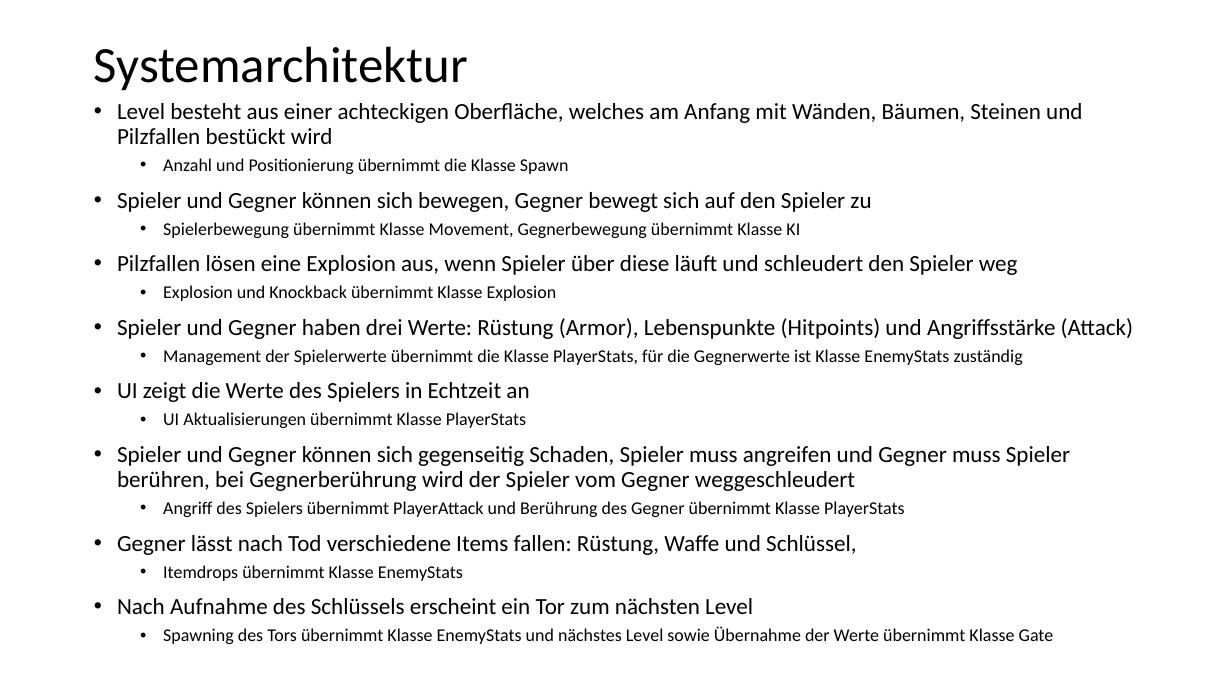
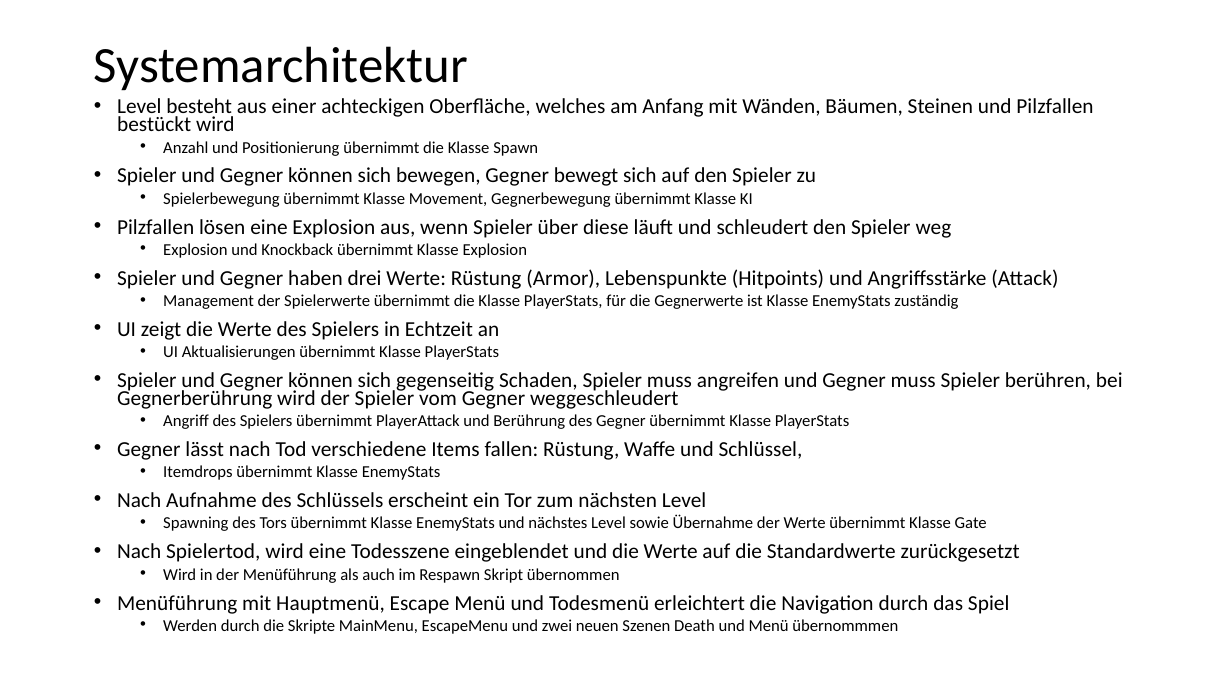
Before and after one commit to nielsq/CreativeNonSense, a slide deck: slide 2 of Anhang.pptx. Drawn at 1232x693 pixels with LibreOffice and Linux fonts; fonts in the diff are those of the drawing. Boxes give left, top, right and bottom in pixels: in the first picture for what was removed or moved away, otherwise in the second. Text is boxed around its words. In the diff, an @@ line names an element or a change of style, - is before the commit and + after.

```diff
--- a/Anhang.pptx
+++ b/Anhang.pptx
@@ text at [117, 98, 1123, 531]: size 18 to 16.6 pt in "Level besteht aus einer achteckigen Oberfläche, welches ...", "Spieler und Gegner können sich bewegen, Gegner ...", "Pilzfallen lösen eine Explosion aus, wenn Spieler ...", "Spieler und Gegner haben drei Werte: Rüstung ..." and 4 more places; size 14 to 12.9 pt in "Anzahl und Positionierung übernimmt die Klasse Spawn", "Spielerbewegung übernimmt Klasse Movement, Gegnerbewegung üb ...", "Explosion und Knockback übernimmt Klasse Explosion", "Management der Spielerwerte übernimmt die Klasse PlayerStats ..." and 4 more places; line spacing 0.9 to 0.7 @@
@@ text at [117, 543, 1020, 634]: paragraphs added @@
+• Nach Spielertod, wird eine Todesszene eingeblendet und die Werte auf die Standardwerte zurückgesetzt
+  • Wird in der Menüführung als auch im Respawn Skript übernommen
+• Menüführung mit Hauptmenü, Escape Menü und Todesmenü erleichtert die Navigation durch das Spiel
+  • Werden durch die Skripte MainMenu, EscapeMenu und zwei neuen Szenen Death und Menü übernommmen
```
Also in this commit, not shown: 3 other slides changed.
